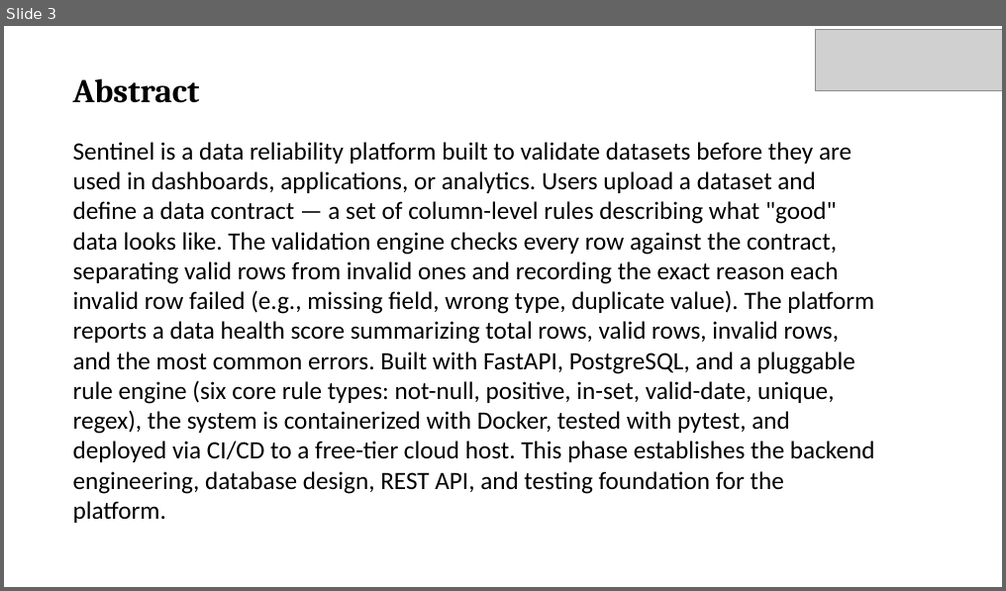
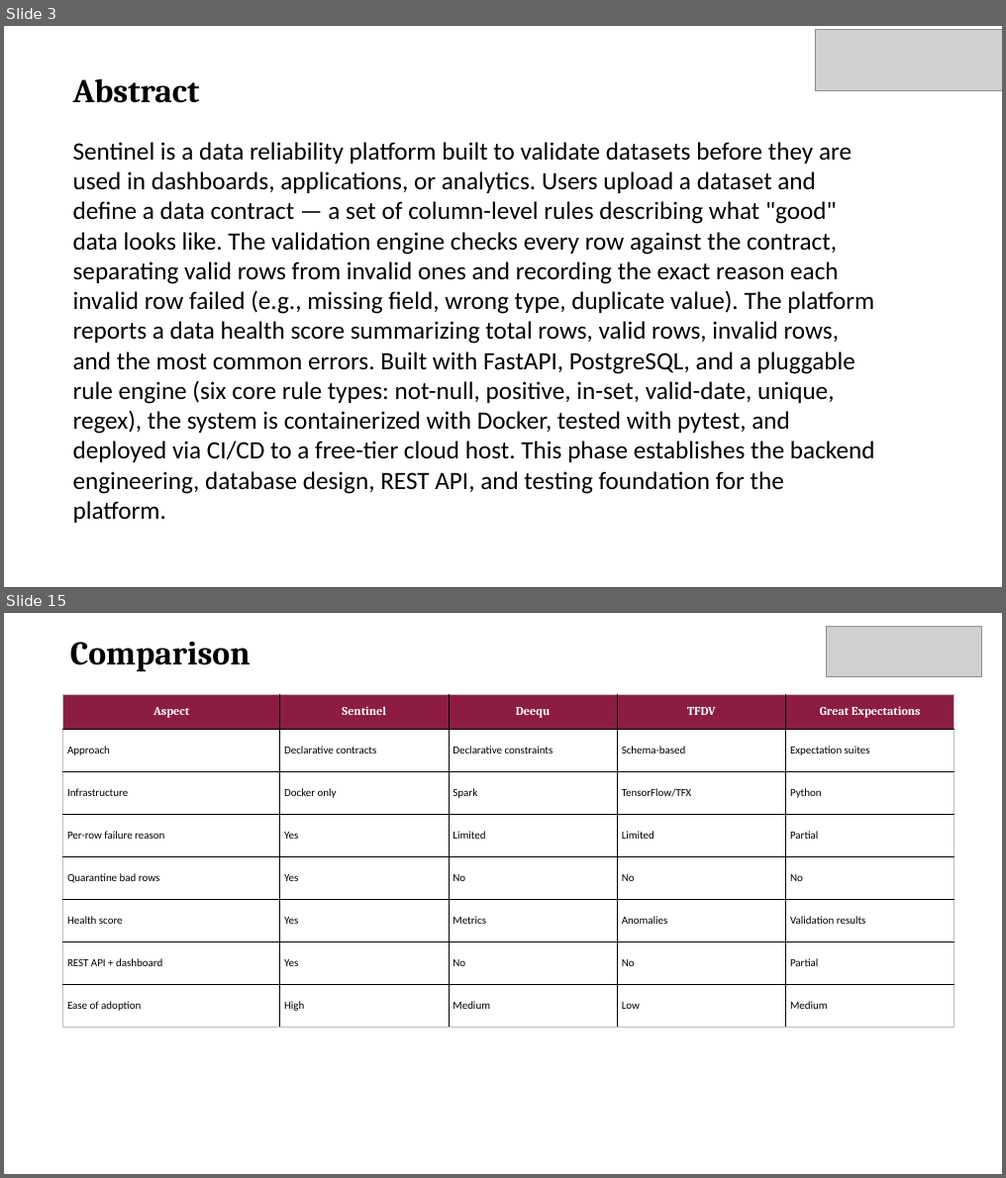
Before and after one commit to varshitha-ravuri006/Sentinel-Data-Reliability-Platform, a slide deck: Sentinel_Review.pptx. Shown one above the other, each under a label of ours: slide 3 before the commit, slides 3 and 15 after it; the slides between them are not shown. The pictures are 1006x591 and 1006x1178 pixels, drawn with LibreOffice and Linux fonts; fonts in the diff are those of the drawing; grey boxes stand for pictures. Boxes give left, top, right and bottom in pixels: in the first picture for what was removed or moved away, otherwise in the second. Text is boxed around its words. In the diff, an @@ line names an element or a change of style, - is before the commit and + after.

```diff
--- a/Sentinel_Review.pptx
+++ b/Sentinel_Review.pptx
@@ slide 15 added at (4, 613, 1002, 1174), background #FFFFFF @@
@@ text added at (70, 641, 251, 671), 32 pt, text #000000, bold @@
+Comparison
@@ picture added at (826, 626, 982, 676) @@
@@ table added at (63, 694, 954, 1104), 8 rows, 5 columns @@
+Aspect | Sentinel | Deequ | TFDV | Great Expectations
+Approach | Declarative contracts | Declarative constraints | Schema-based | Expectation suites
+Infrastructure | Docker only | Spark | TensorFlow/TFX | Python
+Per-row failure reason | Yes | Limited | Limited | Partial
+Quarantine bad rows | Yes | No | No | No
+Health score | Yes | Metrics | Anomalies | Validation results
+REST API + dashboard | Yes | No | No | Partial
+Ease of adoption | High | Medium | Low | Medium
```
Also in this commit, not shown: 13 other slides added, 10 other files.
